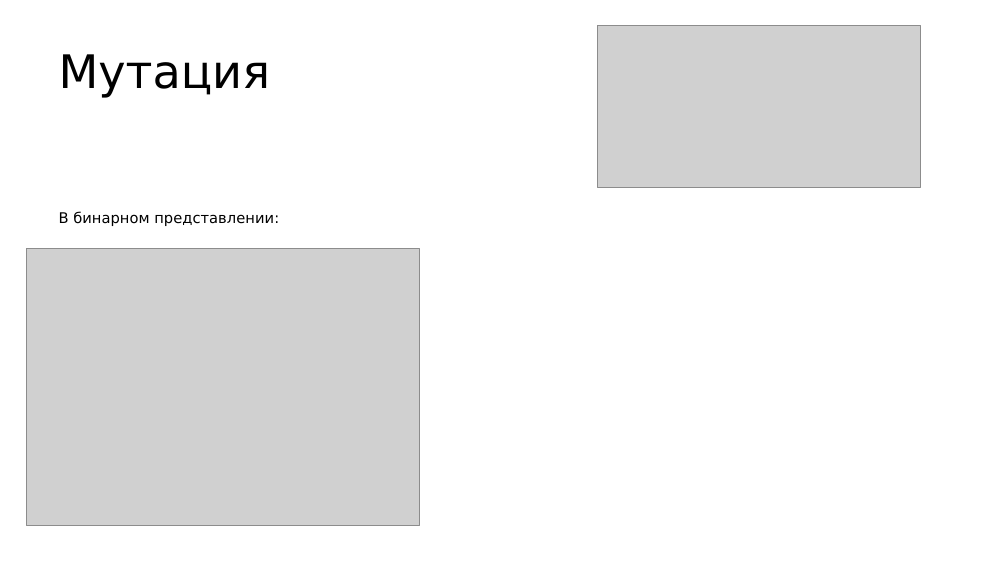
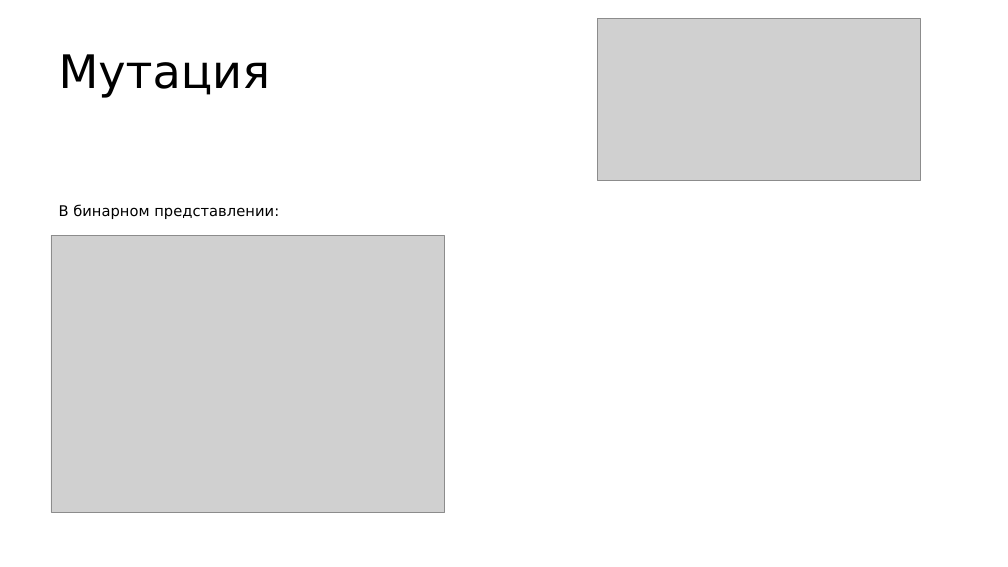
Before and after one commit to yaanvar/Heilbronn-Problem-Genetic-Algorithm, a slide deck: slide 8 of Genetic_Algorithm_documentation/Решение задачи Хейльбронна для треугольников в пространстве и.pptx. Drawn at 1008x567 pixels with LibreOffice and Linux fonts; fonts in the diff are those of the drawing; grey boxes stand for pictures. Boxes give left, top, right and bottom in pixels: in the first picture for what was removed or moved away, otherwise in the second. Text is boxed around its words. In the diff, an @@ line names an element or a change of style, - is before the commit and + after.

```diff
--- a/Genetic_Algorithm_documentation/Решение задачи Хейльбронна для треугольников в пространстве и.pptx
+++ b/Genetic_Algorithm_documentation/Решение задачи Хейльбронна для треугольников в пространстве и.pptx
@@ picture moved from (x1=598, y1=26, x2=921, y2=188) to (x1=598, y1=19, x2=921, y2=181) @@
@@ text "В бинарном представлении:" moved from (x1=59, y1=211, x2=279, y2=226) to (x1=59, y1=204, x2=279, y2=219) @@
@@ picture moved from (x1=26, y1=249, x2=420, y2=526) to (x1=51, y1=235, x2=444, y2=512) @@
```
Also in this commit, not shown: 7 other slides changed, 3 other files.
